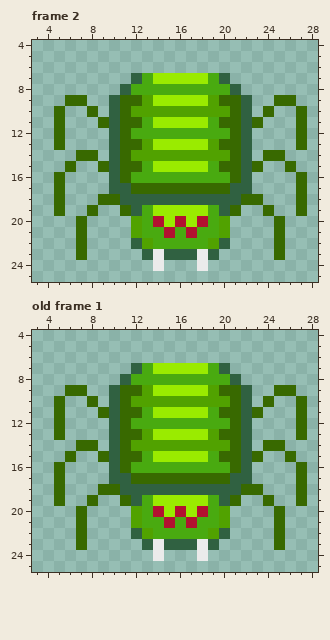
A pixel-art file gets an edit: Assets/Resources/Textures/Alien 1.ase. That is the earlier state.
32x32 pixels, 2 frames. Colours within 5 levels of each other are drawn and written as one. Shown: frame 2: x 3..28, y 4..25; old frame 1: x 3..28, y 4..25. The commit also changed other frames, which this record leaves out.
Now the later version:
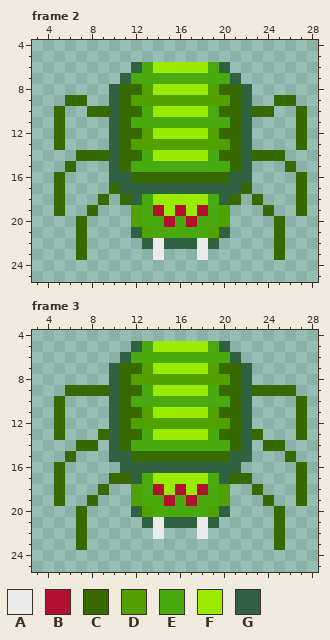
Palette (. is transparent): A #ebebeb  B #b21030  C #386900  D #51a200  E #49aa10  F #9aeb00  G #306141
A new or re-ordered frame is compared with the old frame closest to it.
Commit: Alien 1 Idle animation added
Diff:
frames 2 -> 4
Changed rows in their new state; - is an unchanged pixel.
Frame 2:
first column x 9:
 6 ---GEFFFFFEG---
 7 --GE-EEEEE-EG--
 8 -GCCDFFFFFDCCG-
 9 ---D-DDDDD-D---
10 C--CEFFFFFEC--C
11 .--E-EEEEE-E--.
12 ---CDFFFFFDC---
13 ---D-DDDDD-D---
14 C--CEFFFFFEC--C
15 .--E-EEEEE-E--.
16 --GCCCCCCCCCG--
17 -C-GGGGGGGGG-C-
18 -.C-EFFFFFE-C.-
19 --.D-B-B-B-D.--
20 -----EBEBE-----
21 ---GD-E-E-DG---
22 ---.GAGGGAG.---
23 ----.-...-.----
24 -----.---.-----
Frame 3 is new; against old frame 1:
first column x 8:
 5 ----GEFFFFFEG----
 6 ---GEEEEEEEEEG---
 7 --GCCD-----DCCG--
 8 --GCDDDDDDDDDCG--
 9 CC---E-----E---CC
10 .---EEEEEEEEE---.
11 -.---D-----D---.-
12 ----DDDDDDDDD----
13 -C---E-----E---C-
14 ----EEEEEEEEE----
15 -.-G-CCCCCCC-G-.-
16 --.GGGGGGGGGGG.--
17 --CCGEFFFFFEGCC--
18 --..DEBFBFBED..--
19 ---.D-EBEBE-D.---
20 ----GDEEEEEDG----
21 ----.GAGGGAG.----
22 ----..A...A..----
23 -----.......-----
24 ------.---.------
Pixel boxes of the changes (left, top, right, bottom) in both pictures:
changed: (98, 62, 263, 271)
changed: (87, 341, 274, 561)
